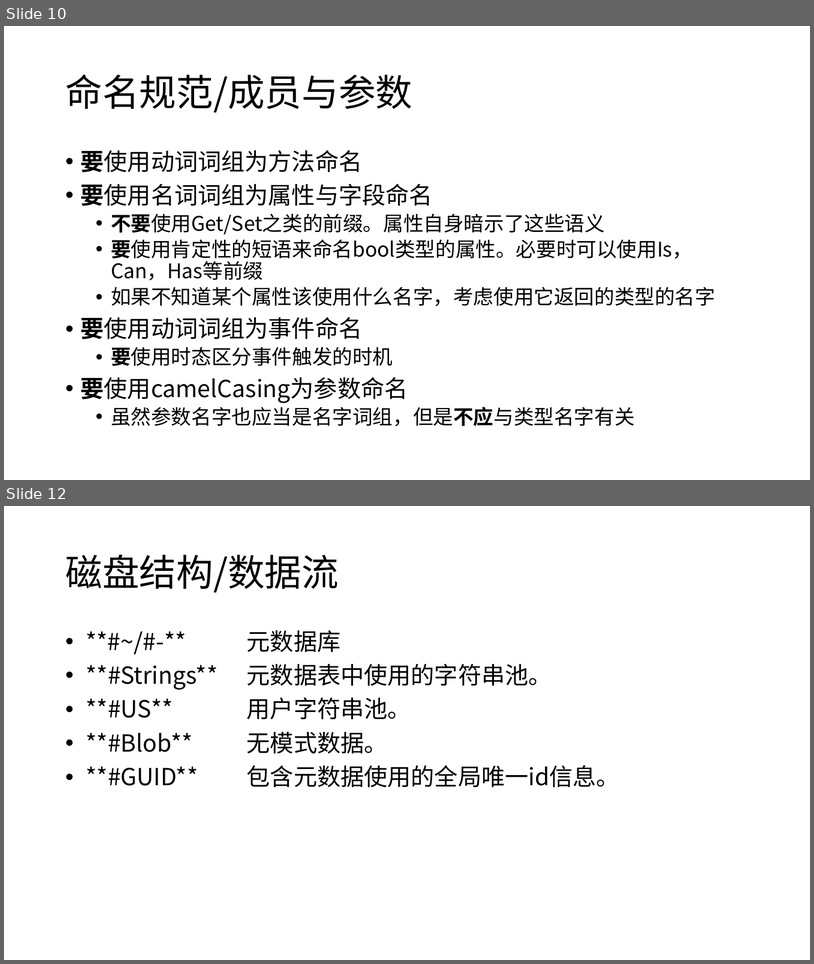
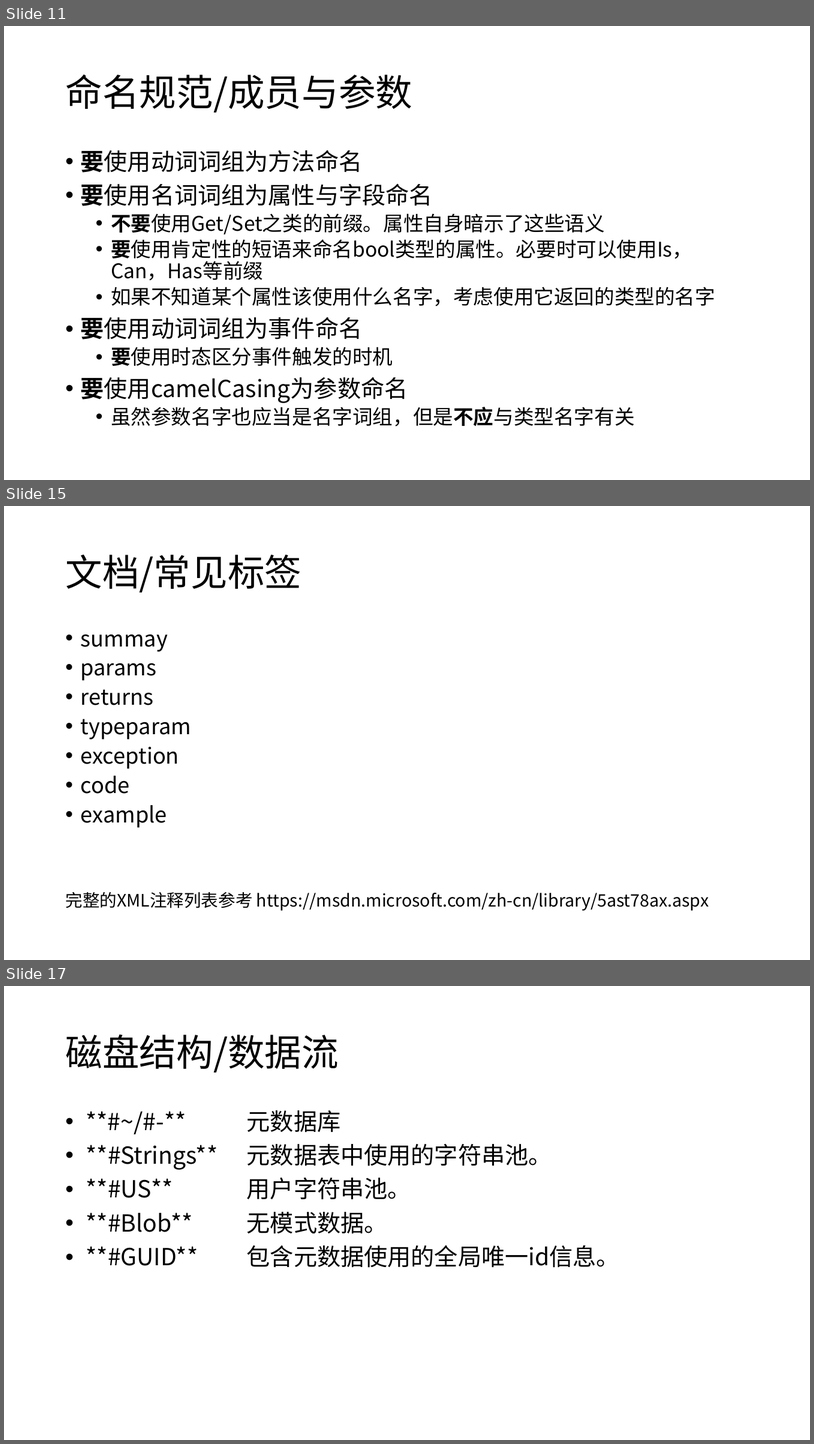
Before and after one commit to snakealpha/DotNetSession, a slide deck: pptx.pptx.pptx. Shown one above the other, each under a label of ours: slides 10 and 12 before the commit, slides 11, 15 and 17 after it; the slides between them are not shown. The pictures are 814x964 and 814x1444 pixels, drawn with LibreOffice and Linux fonts; fonts in the diff are those of the drawing. Boxes give left, top, right and bottom in pixels: in the first picture for what was removed or moved away, otherwise in the second. Text is boxed around its words. In the diff, an @@ line names an element or a change of style, - is before the commit and + after.

```diff
--- a/pptx.pptx.pptx
+++ b/pptx.pptx.pptx
@@ slide 15 added at (4, 506, 810, 960), background #FFFFFF @@
@@ title added at (65, 555, 302, 592), 44 pt, text #000000 @@
+文档/常见标签
@@ text added at (65, 634, 709, 910), 20.4 pt, text #000000 @@
+• summay
+• params
+• returns
+• typeparam
+• exception
+• code
+• example
+完整的XML注释列表参考 https://msdn.microsoft.com/zh-cn/library/5ast78ax.aspx
@@ what was slide 10 is now slide 11 @@
@@ what was slide 12 is now slide 17 @@
```
Also in this commit, not shown: 3 slides changed, 4 other slides added.
